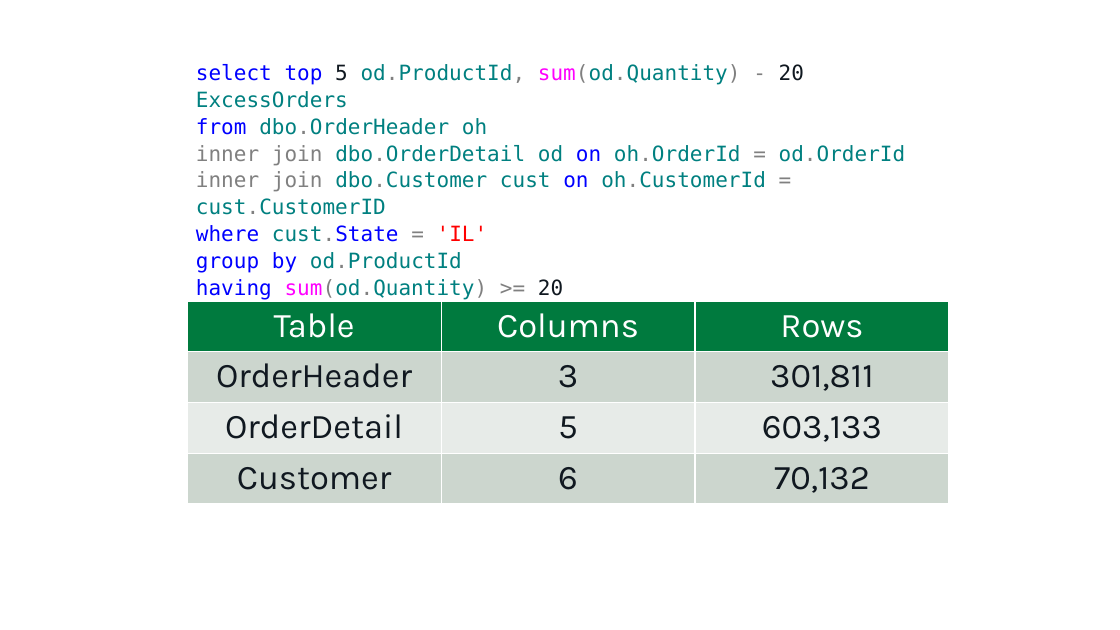
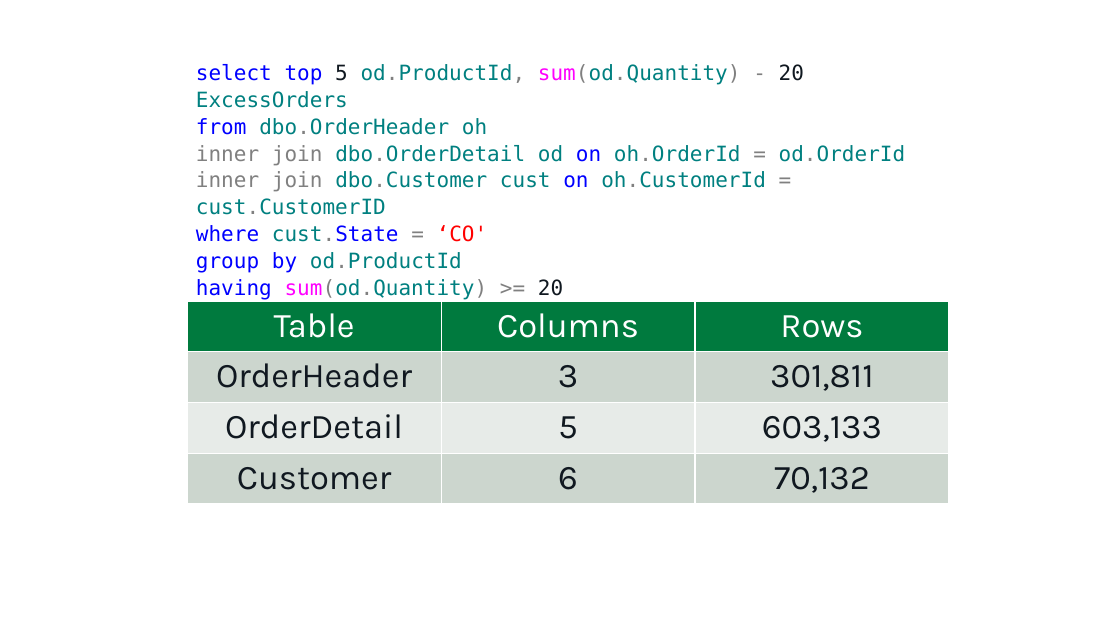
Before and after one commit to tf3604/OptimizerPresentation, a slide deck: slide 9 of Optimizer.pptx. Drawn at 1120x630 pixels with LibreOffice and Linux fonts; fonts in the diff are those of the drawing; background and template pictures are left out. Boxes give left, top, right and bottom in pixels: in the first picture for what was removed or moved away, otherwise in the second. Text is boxed around its words. In the diff, an @@ line names an element or a change of style, - is before the commit and + after.

```diff
--- a/Optimizer.pptx
+++ b/Optimizer.pptx
@@ text at <box>196,225,488,242</box>: text changed @@
-where cust.State = 'IL'
+where cust.State = ‘CO'
```
Also in this commit, not shown: 15 other slides changed, 1 other file.
